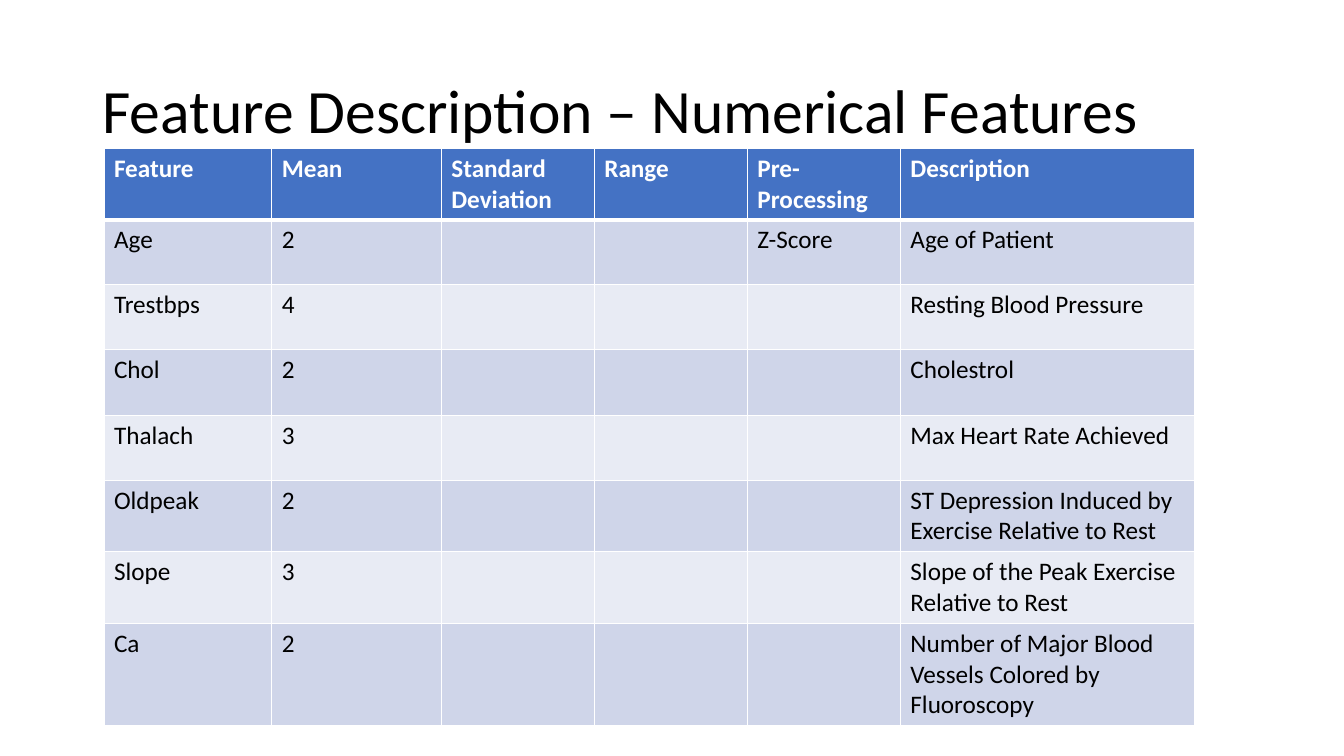
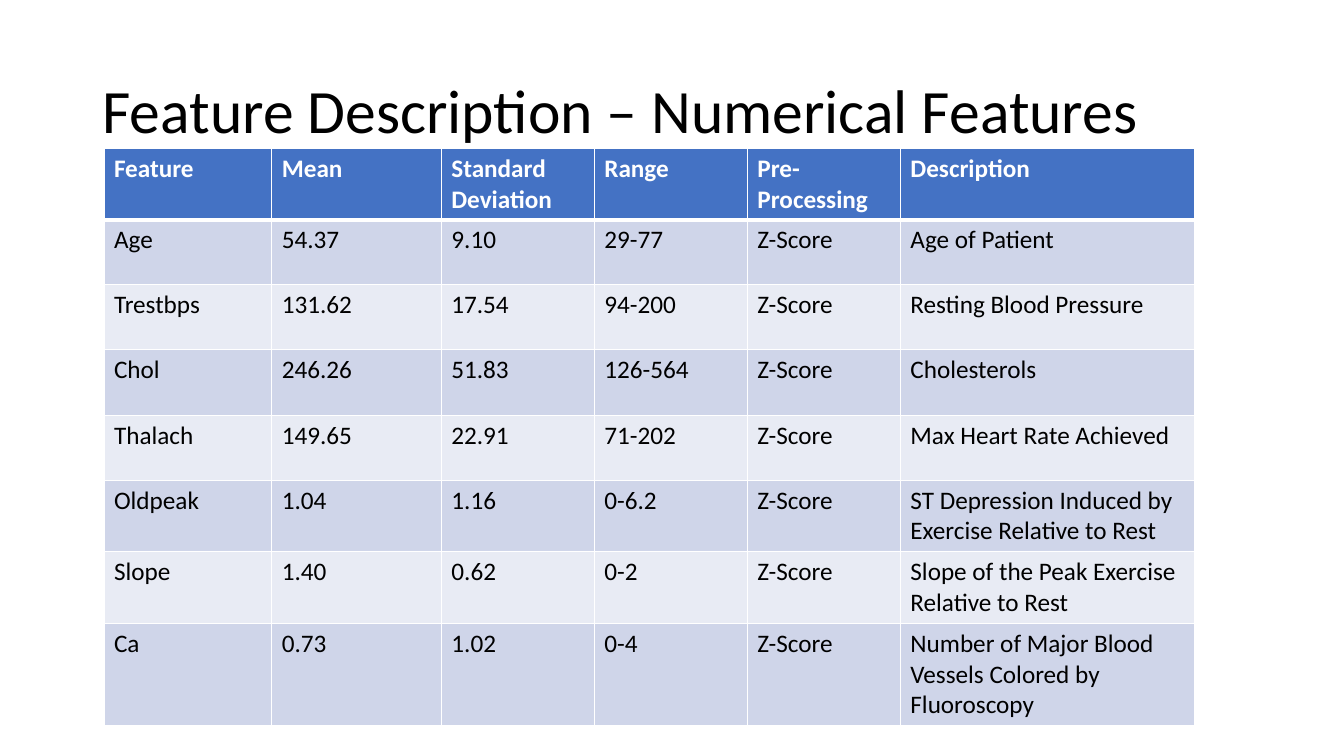
Before and after one commit to randm4940/CS-7830-Fall-2019-Project, a slide deck: slide 3 of documents/presentation.pptx. Drawn at 1344x756 pixels with LibreOffice and Linux fonts; fonts in the diff are those of the drawing. Boxes give left, top, right and bottom in pixels: in the first picture for what was removed or moved away, otherwise in the second. Text is boxed around its words. In the diff, an @@ line names an element or a change of style, - is before the commit and + after.

Commit message:
Added figures and ppt changes.
Added figures, added dataset to alec-folder, and added descriptive statistics in PowerPoint slides.

```diff
--- a/documents/presentation.pptx
+++ b/documents/presentation.pptx
@@ table at (104, 148, 1195, 721) @@
-row 2: Age | 2 |  |  | Z-Score | Age of Patient
+row 2: Age | 54.37 | 9.10 | 29-77 | Z-Score | Age of Patient
-row 3: Trestbps | 4 |  |  |  | Resting Blood Pressure
+row 3: Trestbps | 131.62 | 17.54 | 94-200 | Z-Score | Resting Blood Pressure
-row 4: Chol | 2 |  |  |  | Cholestrol
+row 4: Chol | 246.26 | 51.83 | 126-564 | Z-Score | Cholesterols
-row 5: Thalach | 3 |  |  |  | Max Heart Rate Achieved
+row 5: Thalach | 149.65 | 22.91 | 71-202 | Z-Score | Max Heart Rate Achieved
-row 6: Oldpeak | 2 |  |  |  | ST Depression Induced by Exercise Relative to Rest
+row 6: Oldpeak | 1.04 | 1.16 | 0-6.2 | Z-Score | ST Depression Induced by Exercise Relative to Rest
-row 7: Slope | 3 |  |  |  | Slope of the Peak Exercise Relative to Rest
+row 7: Slope | 1.40 | 0.62 | 0-2 | Z-Score | Slope of the Peak Exercise Relative to Rest
-row 8: Ca | 2 |  |  |  | Number of Major Blood Vessels Colored by Fluoroscopy
+row 8: Ca | 0.73 | 1.02 | 0-4 | Z-Score | Number of Major Blood Vessels Colored by Fluoroscopy
```
Also in this commit, not shown: 8 other files.
